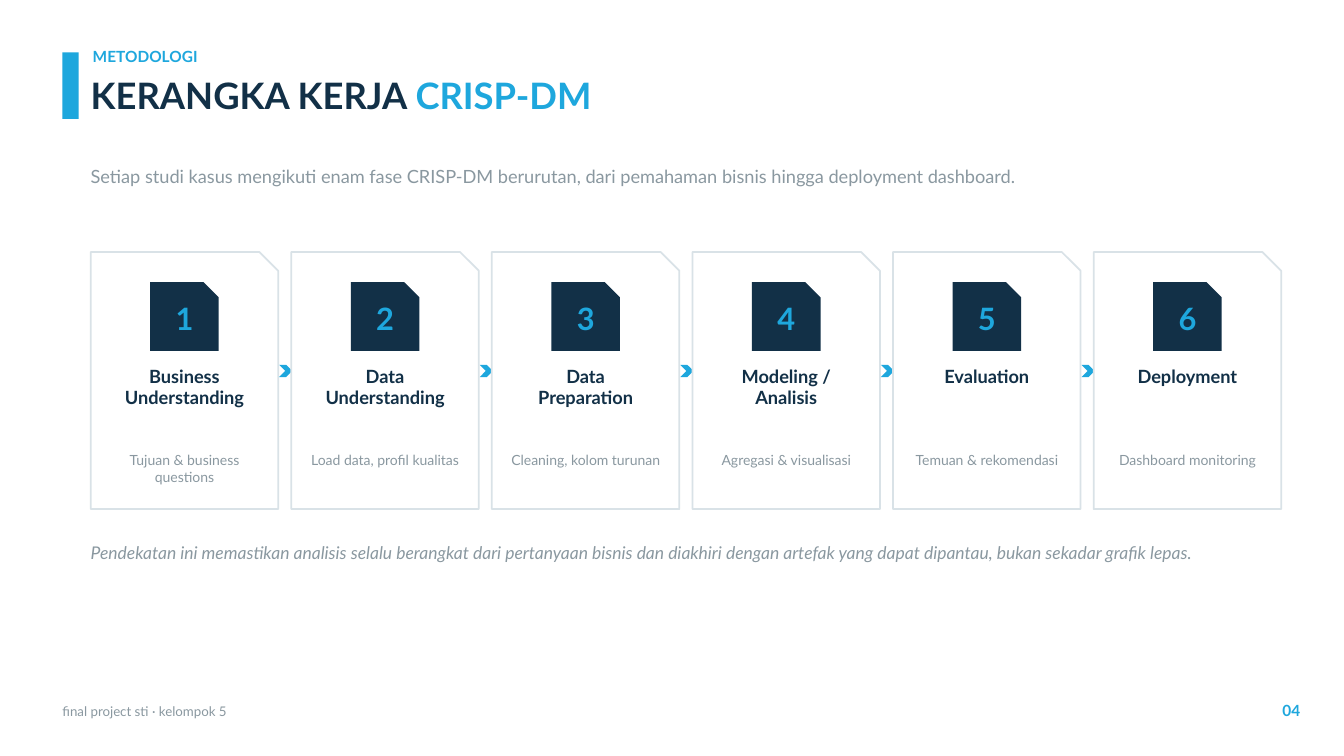
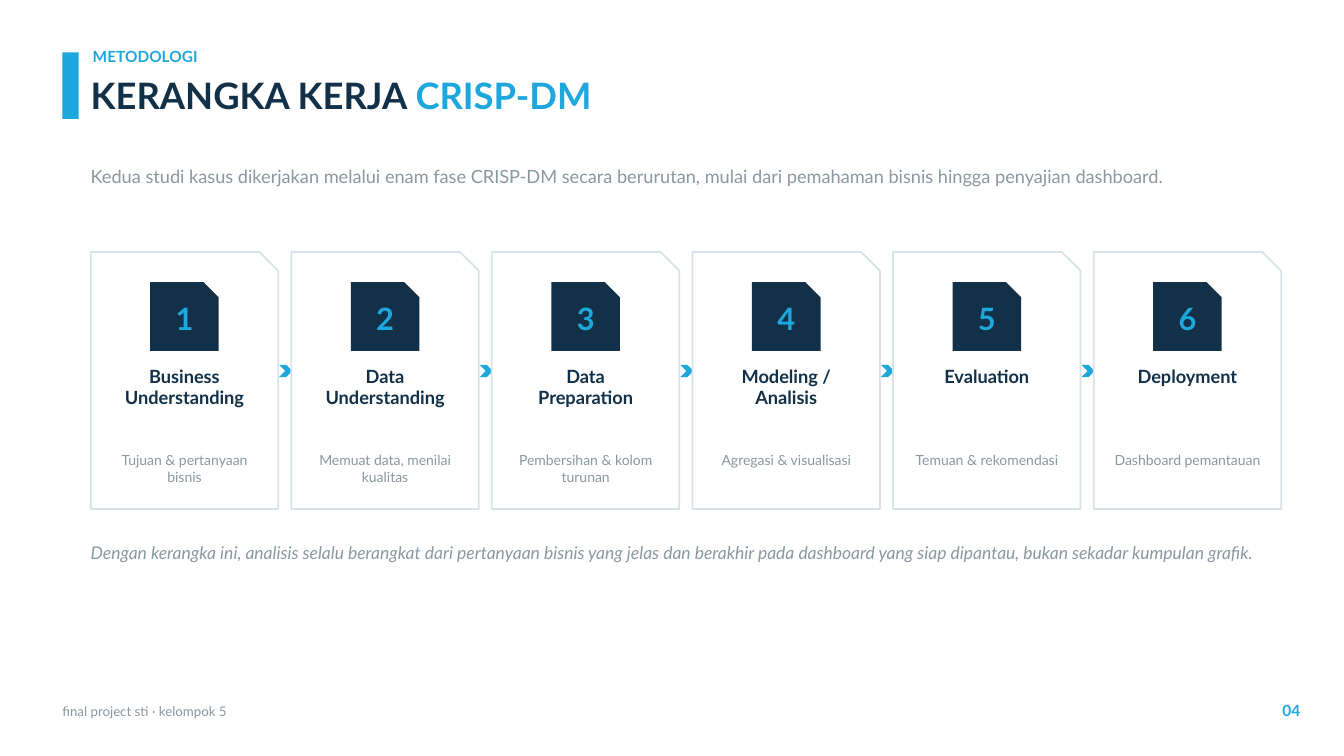
Before and after one commit to sianida26/sti-final-project-kel5, a slide deck: slide 4 of Final-Project-STI-Kel5-Presentation.pptx. Drawn at 1344x756 pixels with LibreOffice and Linux fonts; fonts in the diff are those of the drawing; background and template pictures are left out. Boxes give left, top, right and bottom in pixels: in the first picture for what was removed or moved away, otherwise in the second. Text is boxed around its words. In the diff, an @@ line names an element or a change of style, - is before the commit and + after.

```diff
--- a/Final-Project-STI-Kel5-Presentation.pptx
+++ b/Final-Project-STI-Kel5-Presentation.pptx
@@ text at [91,169,1163,186]: text changed @@
-Setiap studi kasus mengikuti enam fase CRISP-DM berurutan, dari pemahaman bisnis hingga deployment dashboard.
+Kedua studi kasus dikerjakan melalui enam fase CRISP-DM secara berurutan, mulai dari pemahaman bisnis hingga penyajian dashboard.
@@ text at [122,455,248,482]: text changed @@
-Tujuan & business questions
+Tujuan & pertanyaan bisnis
@@ text at [319,455,451,482]: text changed @@
-Load data, profil kualitas
+Memuat data, menilai kualitas
@@ text at [519,455,652,482]: text changed @@
-Cleaning, kolom turunan
+Pembersihan & kolom turunan
@@ text at [1115,455,1261,467]: text changed @@
-Dashboard monitoring
+Dashboard pemantauan
@@ text at [91,546,1253,562]: text changed @@
-Pendekatan ini memastikan analisis selalu berangkat dari pertanyaan bisnis dan diakhiri dengan artefak yang dapat dipantau, bukan sekadar grafik lepas.
+Dengan kerangka ini, analisis selalu berangkat dari pertanyaan bisnis yang jelas dan berakhir pada dashboard yang siap dipantau, bukan sekadar kumpulan grafik.
```
Also in this commit, not shown: 12 other slides changed, 3 other files.
